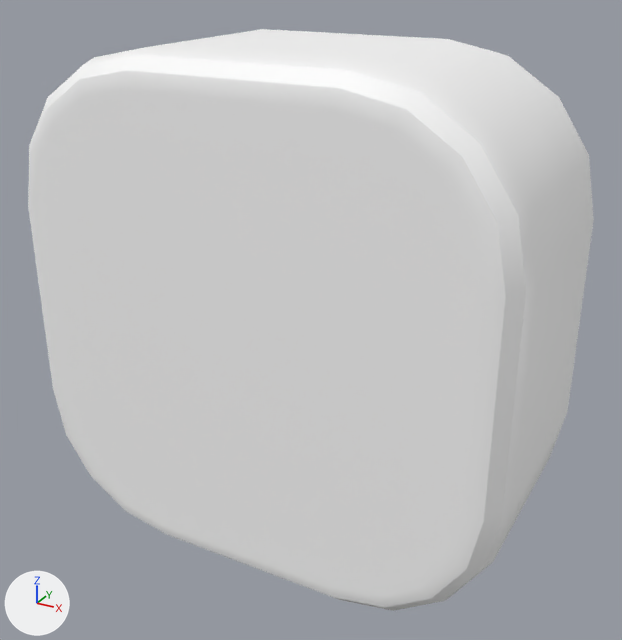
The FBX model Assets/Models/AED.fbx, before and after one commit.
The view is the same before and after, from a 50 mm camera at (0.0311, -0.0554, 0.0265) aimed at (0.0004, 0.0004, -0.0014). Lighting does not change. The marker at lower left points along +X, +Y and +Z. Where no turn or scale is listed for an object, it has been applied to the vertices.

The scene before the commit, as lines of its bpy script (objects in view):
```python
me_mesh = bpy.data.meshes.new('Mesh')
me_mesh.from_pydata(...)  # 180 vertices, 158 faces; spans x -0.02..0.02, y -0.0108..0.0108, z -0.02..0.02
# faces by material slot: [147, 11]
me_mesh.materials.append(mat_aed_body)  # white #ffffff
me_mesh.materials.append(mat_aed_lightning)  # yellow #fff2a1
ob_aed = bpy.data.objects.new('AED', me_mesh)
ob_aed.location = (0.0, 0.00085, 0.0)
```
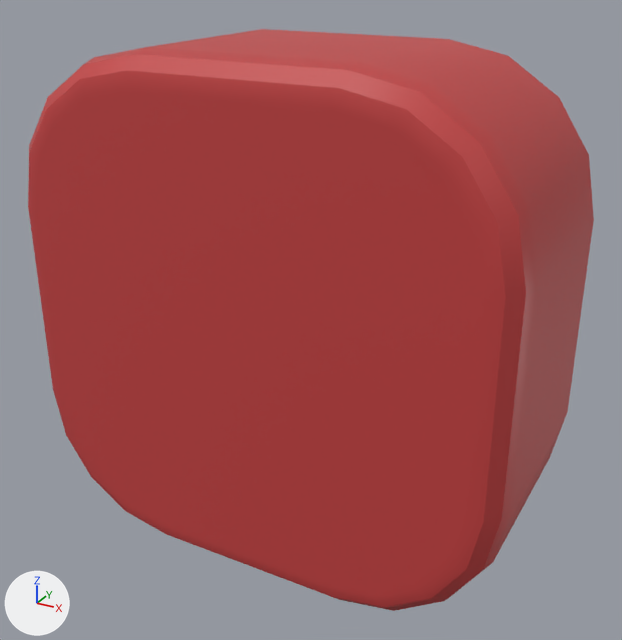
The newer file is also turned or shifted as a whole; pictures and numbers use the older file's frame.

What differs and where, as boxes (x1, y1, x2, y2) in the pictures (622 x 640 px):
part 1 of me_mesh, recoloured (white to red): (127, 29, 594, 611) in both
part 2 of me_mesh, recoloured (white to red): (28, 47, 165, 533) in both
part 3 of me_mesh, recoloured (white to red): (37, 91, 483, 595) in both

Edits to the bpy script that builds the scene:
```text
Add mat_body_shader_red:
    mat_body_shader_red = principled_material('Body_Shader_Red')
    mat_body_shader_red.base_color = (0.559, 0.0531, 0.0531)  # red #c54141
Change me_mesh:
    where me_mesh.from_pydata(...)  # 180 vertices, 158 faces; spans x -0.02..0.02, y -0.0108..0.0108, z -0.02..0.02
    used by ob_aed; location = (0.0, 0.00085, 0.0)
    me_mesh part 1: 77 of the faces centred in x 0.0..0.02, y -0.0107..0.009, z -0.02..0.02 switch from mat_aed_body (white #ffffff) to mat_body_shader_red (red #c54141)
    me_mesh part 2: 63 of the faces centred in x -0.02..-0.0098, y -0.0107..0.009, z -0.0195..0.0195 switch from mat_aed_body (white #ffffff) to mat_body_shader_red (red #c54141)
    me_mesh part 3: 1 of the faces centred in x 0.0, y -0.0108, z 0.0 switch from mat_aed_body (white #ffffff) to mat_body_shader_red (red #c54141)
```
